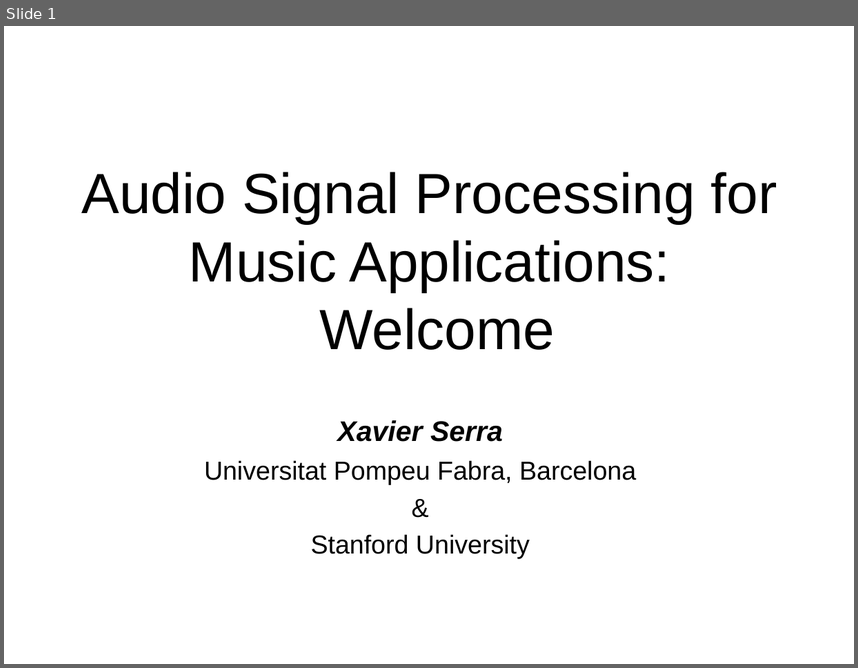
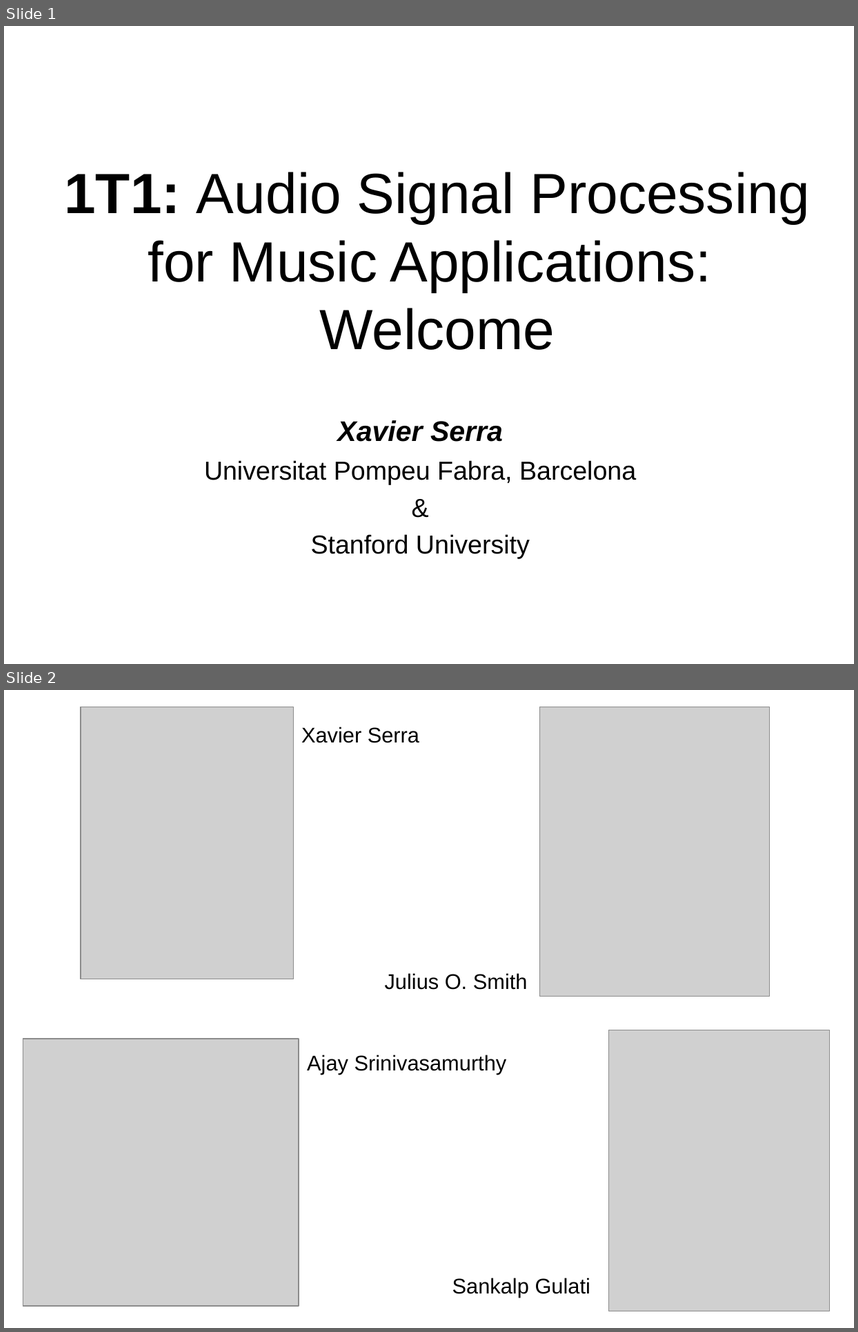
Before and after one commit to hoinx/sms-tools, a slide deck: lectures/1-Introduction/1T1-Welcome.odp. Shown one above the other, each under a label of ours: slide 1 before the commit, slides 1 and 2 after it. The pictures are 858x668 and 858x1332 pixels, drawn with LibreOffice and Linux fonts; fonts in the diff are those of the drawing; grey boxes stand for pictures. Boxes give left, top, right and bottom in pixels: in the first picture for what was removed or moved away, otherwise in the second. Text is boxed around its words. In the diff, an @@ line names an element or a change of style, - is before the commit and + after.

```diff
--- a/lectures/1-Introduction/1T1-Welcome.odp
+++ b/lectures/1-Introduction/1T1-Welcome.odp
@@ slide 2 added at <box>4,690,854,1328</box>, background #FFFFFF @@
@@ picture added at <box>81,707,294,979</box> @@
@@ picture added at <box>539,707,770,996</box> @@
@@ text added at <box>301,727,419,743</box>, 18 pt, text #000000 @@
+Xavier Serra
@@ text added at <box>385,973,528,989</box>, 18 pt, text #000000 @@
+Julius O. Smith
@@ picture added at <box>23,1038,298,1305</box> @@
@@ picture added at <box>608,1030,829,1310</box> @@
@@ text added at <box>307,1054,507,1074</box>, 18 pt, text #000000 @@
+Ajay Srinivasamurthy
@@ text added at <box>452,1277,590,1297</box>, 18 pt, text #000000 @@
+Sankalp Gulati
@@ slide 1 changed as well @@
@@ title at <box>64,172,811,350</box>: text changed @@
-Audio Signal Processing for
-Music Applications:
-Welcome
+1T1: Audio Signal Processing for Music Applications:
+Welcome
```
Also in this commit, not shown: 5 other slides changed, 1 other slide added, 8 slides removed, 4 other files.
